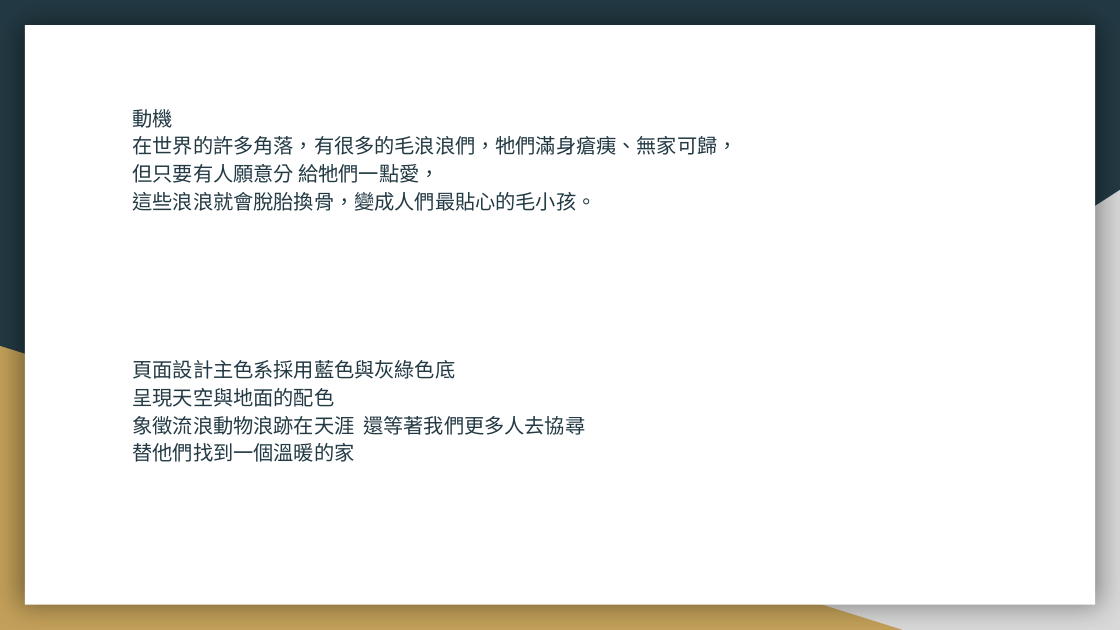
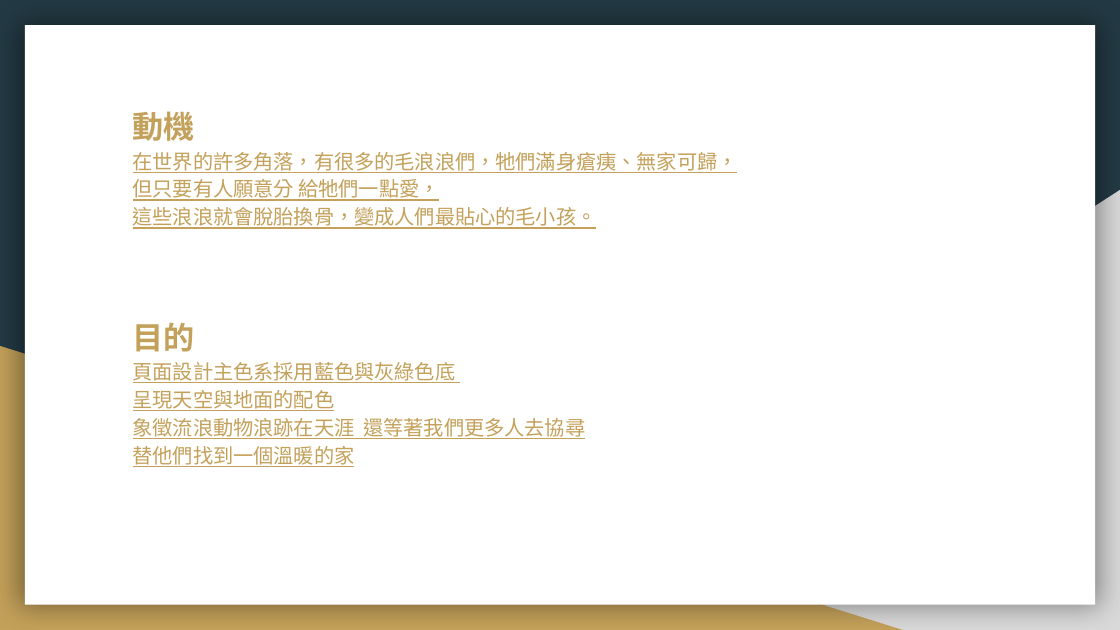
Before and after one commit to Yuchiaoniu/wandering, a slide deck: slide 6 of 葉登發/第四組 浪跡天涯 .pptx. Drawn at 1120x630 pixels with LibreOffice and Linux fonts; fonts in the diff are those of the drawing. Boxes give left, top, right and bottom in pixels: in the first picture for what was removed or moved away, otherwise in the second. Text is boxed around its words. In the diff, an @@ line names an element or a change of style, - is before the commit and + after.

```diff
--- a/葉登發/第四組 浪跡天涯 .pptx
+++ b/葉登發/第四組 浪跡天涯 .pptx
@@ text at (133,111,738,467): size 13 to 20 pt, bold on in "動機"; font Calibri to Noto Sans CJK SC, text colour #233A44 to #C4A15A, underline on @@
@@ text at (133,322,195,352): paragraph added @@
+目的
```
Also in this commit, not shown: 2 other slides changed.
